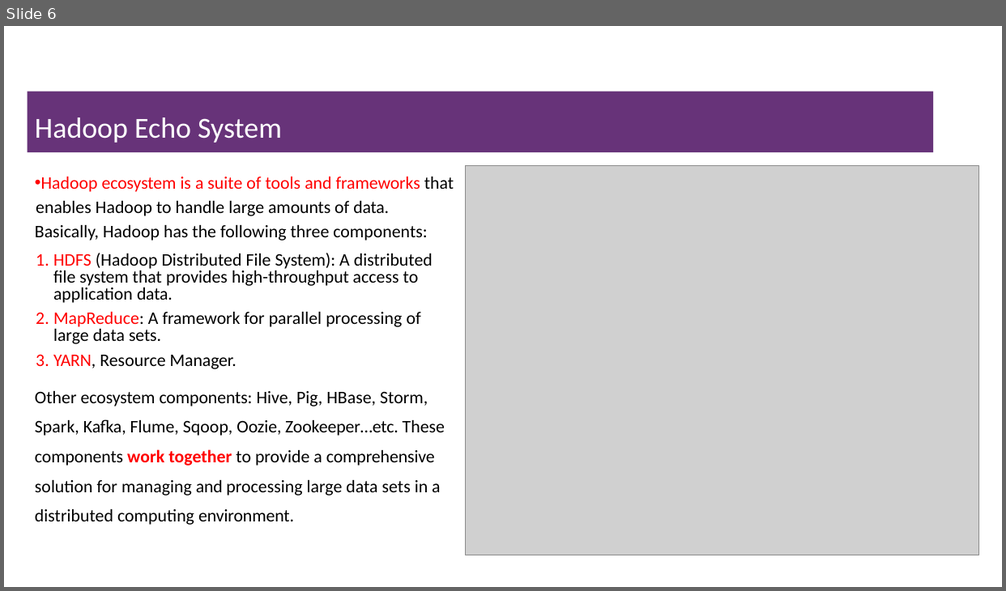
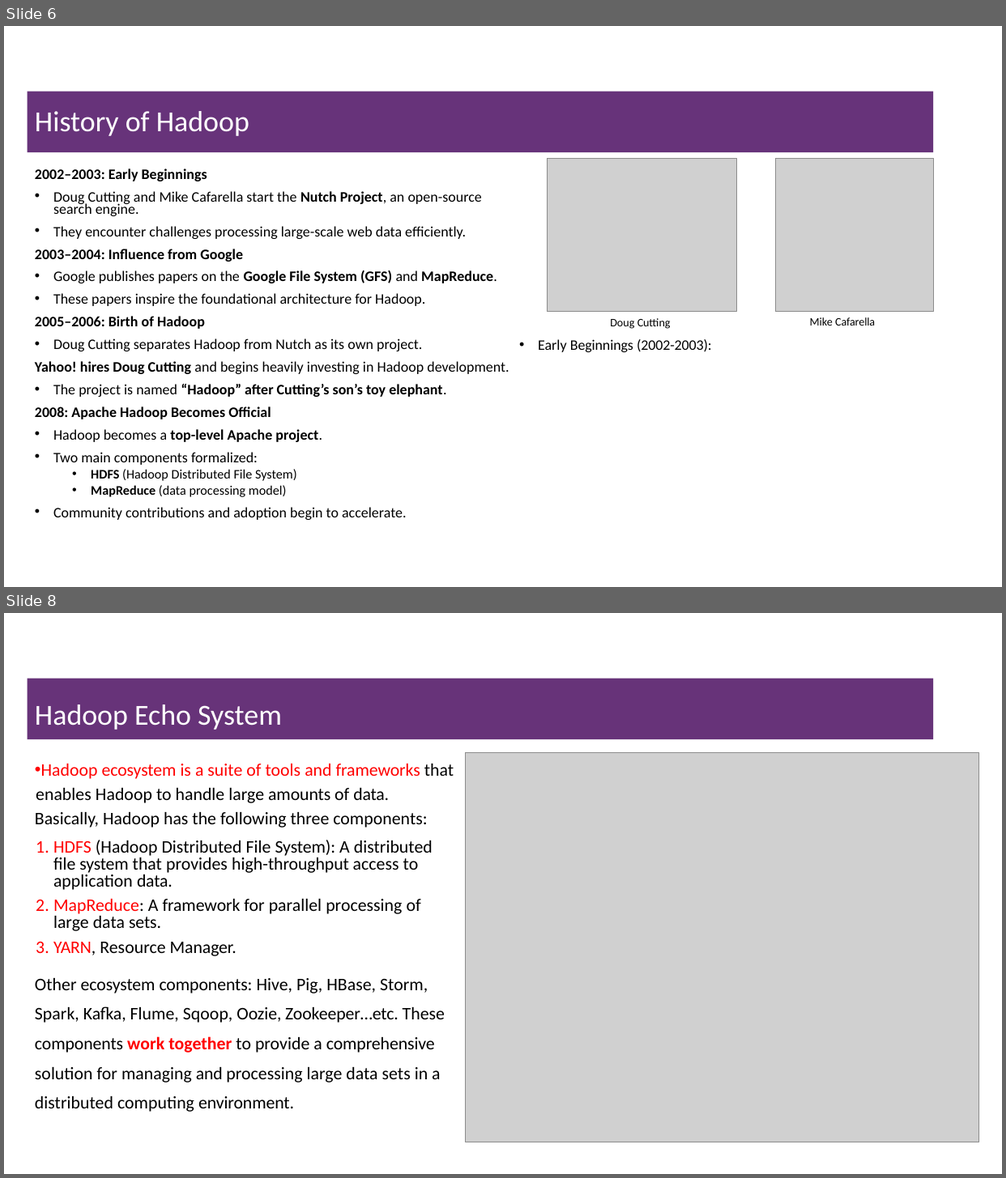
Before and after one commit to msfasha/307401-Big-Data, a slide deck: 20243/section_2_introduction_to_hadoop_eco_system/2-Introduction to Hadoop Eco System.pptx. Shown one above the other, each under a label of ours: slide 6 before the commit, slides 6 and 8 after it; the slides between them are not shown. The pictures are 1006x591 and 1006x1178 pixels, drawn with LibreOffice and Linux fonts; fonts in the diff are those of the drawing; grey boxes stand for pictures; background and template pictures are left out. Boxes give left, top, right and bottom in pixels: in the first picture for what was removed or moved away, otherwise in the second. Text is boxed around its words. In the diff, an @@ line names an element or a change of style, - is before the commit and + after.

Commit message:
updated hadoop echo system

```diff
--- a/20243/section_2_introduction_to_hadoop_eco_system/2-Introduction to Hadoop Eco System.pptx
+++ b/20243/section_2_introduction_to_hadoop_eco_system/2-Introduction to Hadoop Eco System.pptx
@@ slide 6 added at <box>4,26,1002,587</box>, background #FFFFFF @@
@@ title added at <box>27,91,934,152</box>, fill #67337A, 28 pt, text #FFFFFF @@
+History of Hadoop
@@ text added at <box>35,169,509,520</box>, 14 pt, text #000000 @@
+2002–2003: Early Beginnings
+• Doug Cutting and Mike Cafarella start the Nutch Project, an open-source search engine.
+• They encounter challenges processing large-scale web data efficiently.
+2003–2004: Influence from Google
+• Google publishes papers on the Google File System (GFS) and MapReduce.
+• These papers inspire the foundational architecture for Hadoop.
+2005–2006: Birth of Hadoop
+• Doug Cutting separates Hadoop from Nutch as its own project.
+Yahoo! hires Doug Cutting and begins heavily investing in Hadoop development.
+• The project is named “Hadoop” after Cutting’s son’s toy elephant.
+2008: Apache Hadoop Becomes Official
+• Hadoop becomes a top-level Apache project.
+• Two main components formalized:
+  • HDFS (Hadoop Distributed File System)
+  • MapReduce (data processing model)
+• Community contributions and adoption begin to accelerate.
@@ picture added at <box>547,159,737,312</box> @@
@@ picture added at <box>775,159,933,312</box> @@
@@ text added at <box>538,318,712,352</box>, 14 pt, text #000000 @@
+Doug Cutting
+• Early Beginnings (2002-2003):
@@ text added at <box>810,318,875,326</box>, 11 pt, text #000000 @@
+Mike Cafarella
@@ what was slide 6 is now slide 8 @@
```
Also in this commit, not shown: 2 slides changed, 3 other slides added, 2 slides removed.
